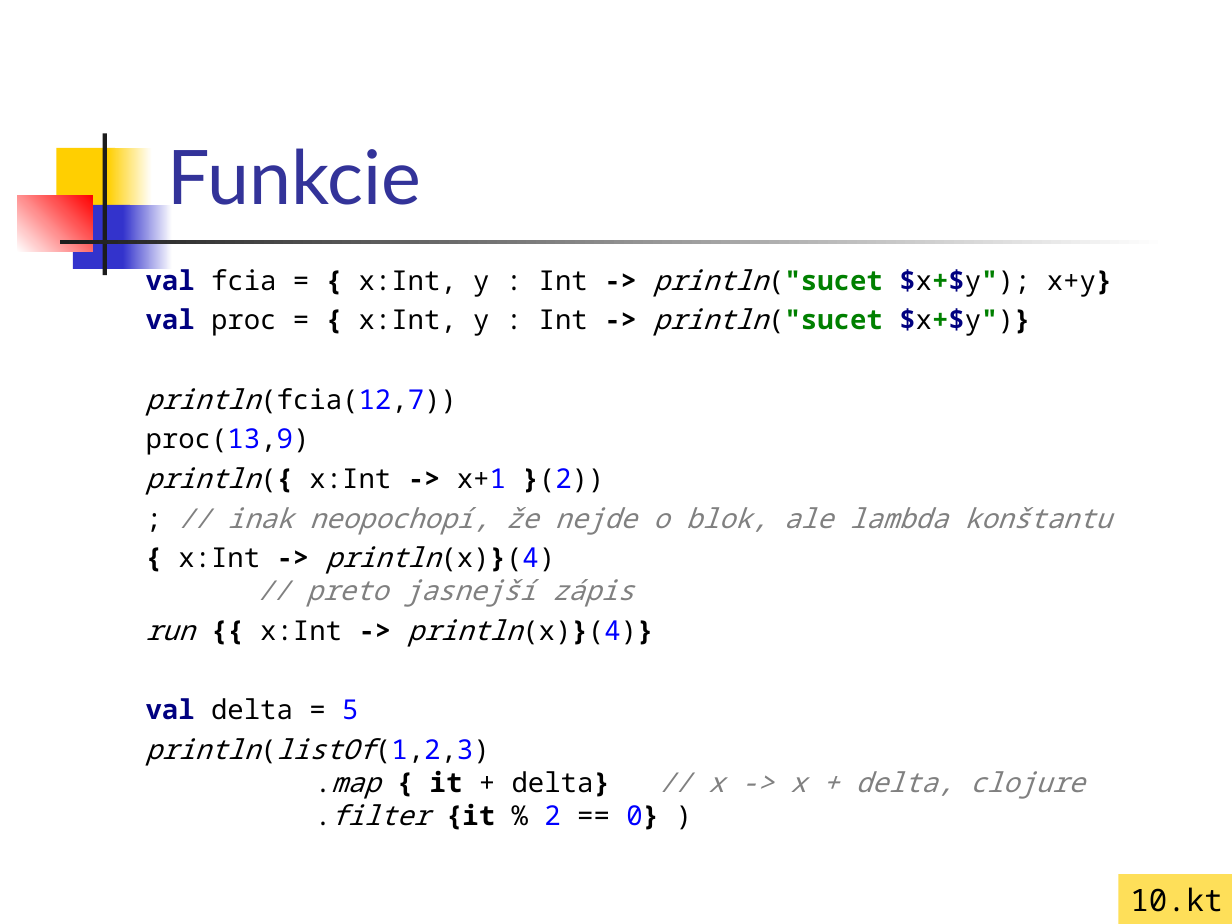
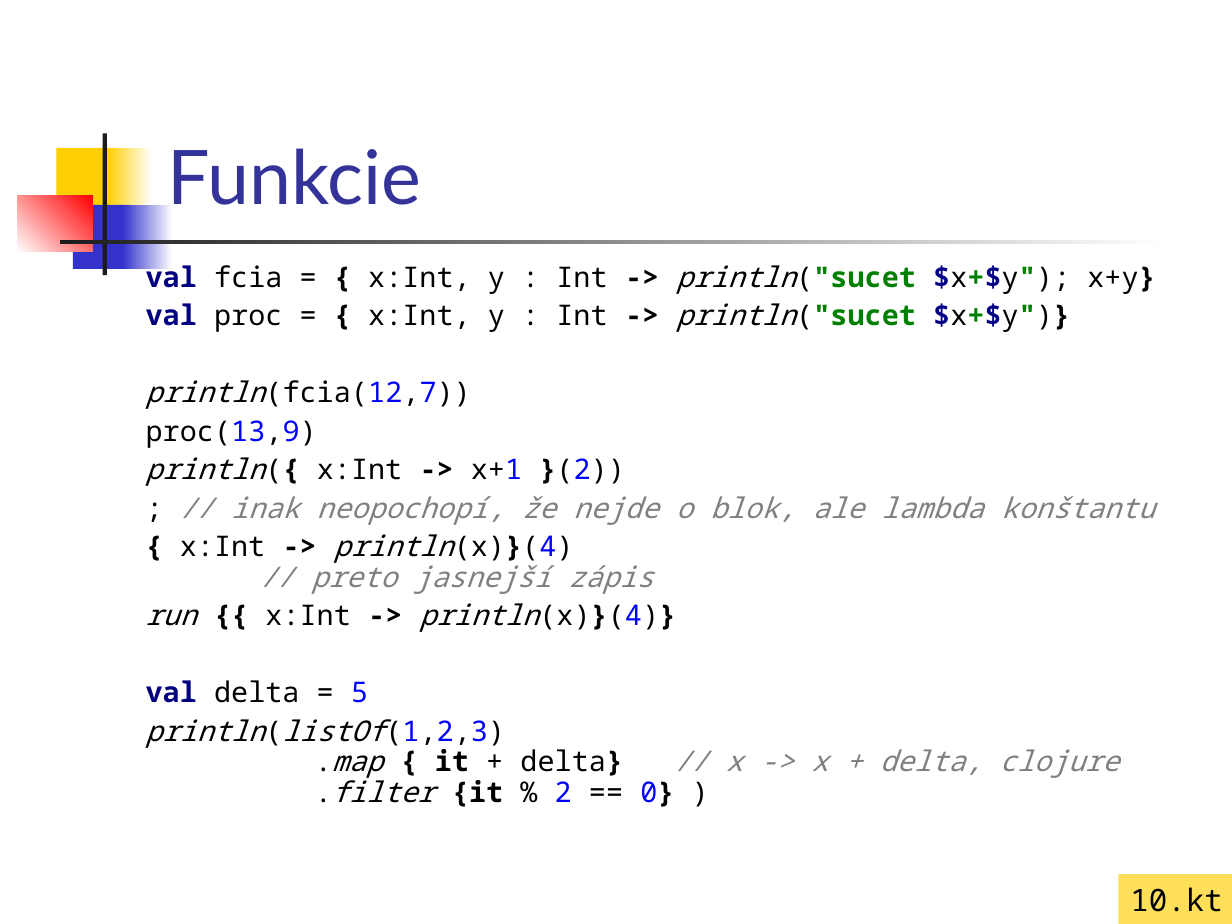
Before and after one commit to vmandro/Prednasky, a slide deck: slide 17 of 01/02_Kotlin.ppt. Drawn at 1232x924 pixels with LibreOffice and Linux fonts; fonts in the diff are those of the drawing. Boxes give left, top, right and bottom in pixels: in the first picture for what was removed or moved away, otherwise in the second. Text is boxed around its words. In the diff, an @@ line names an element or a change of style, - is before the commit and + after.

```diff
--- a/01/02_Kotlin.ppt
+++ b/01/02_Kotlin.ppt
@@ text "val fcia = { x:Int, ..." at (146,260,1155,807): size 16 to 16.6 pt; line spacing 1 to 0.9 @@
```
Also in this commit, not shown: 5 other slides changed, 1 slide added, 3 other files.
